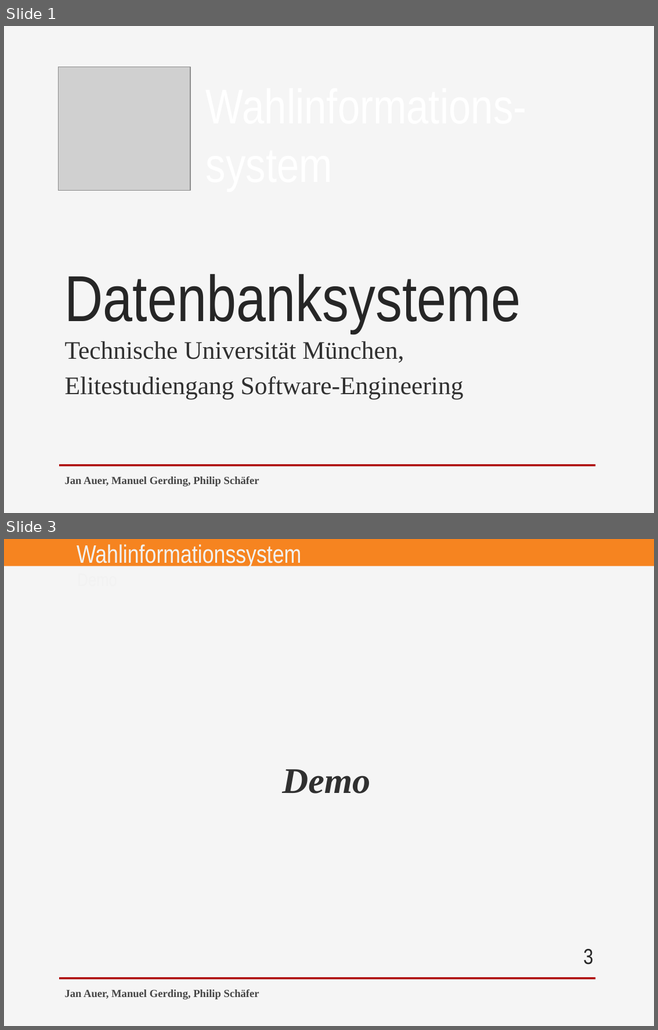
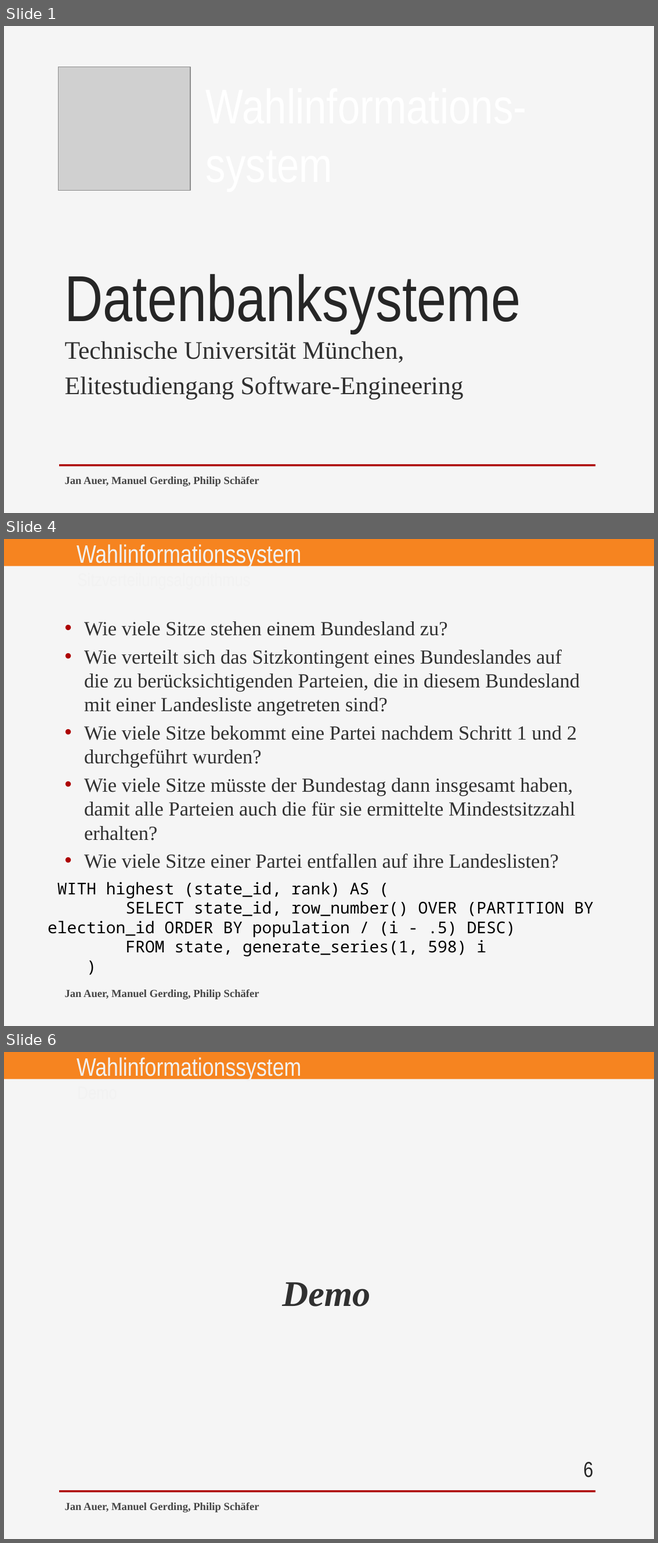
Before and after one commit to jan-auer/bundestag, a slide deck: docs/presentation.pptx. Shown one above the other, each under a label of ours: slides 1 and 3 before the commit, slides 1, 4 and 6 after it; the slides between them are not shown. The pictures are 658x1030 and 658x1543 pixels, drawn with LibreOffice and Linux fonts; fonts in the diff are those of the drawing; grey boxes stand for pictures; background and template pictures are left out. Boxes give left, top, right and bottom in pixels: in the first picture for what was removed or moved away, otherwise in the second. Text is boxed around its words. In the diff, an @@ line names an element or a change of style, - is before the commit and + after.

```diff
--- a/docs/presentation.pptx
+++ b/docs/presentation.pptx
@@ slide 4 added at [4,539,654,1026], background #F5F5F5; not listed: 3 template elements that a slide beside it also shows @@
@@ text added at [71,567,333,592], 20 pt, text #F2F2F2 @@
+Sitzverteilungsalgorithmus
@@ text added at [84,621,579,868], 22.2 pt, text #303030 @@
+• Wie viele Sitze stehen einem Bundesland zu?
+• Wie verteilt sich das Sitzkontingent eines Bundeslandes auf die zu berücksichtigenden Parteien, die in diesem Bundesland mit einer Landesliste angetreten sind?
+• Wie viele Sitze bekommt eine Partei nachdem Schritt 1 und 2 durchgeführt wurden?
+• Wie viele Sitze müsste der Bundestag dann insgesamt haben, damit alle Parteien auch die für sie ermittelte Mindestsitzzahl erhalten?
+• Wie viele Sitze einer Partei entfallen auf ihre Landeslisten?
@@ text added at [48,882,593,957], 18 pt, text #000000 @@
+WITH highest (state_id, rank) AS (
+SELECT state_id, row_number() OVER (PARTITION BY election_id ORDER BY population / (i - .5) DESC)
+FROM state, generate_series(1, 598) i
+)
@@ text added at [65,990,259,1000], 12 pt, text #454545, bold @@
+Jan Auer, Manuel Gerding, Philip Schäfer
@@ what was slide 3 is now slide 6 @@
@@ page number at [583,1462,593,1478]: text changed @@
-3
+6
```
Also in this commit, not shown: 3 slides changed, 1 slide removed.
